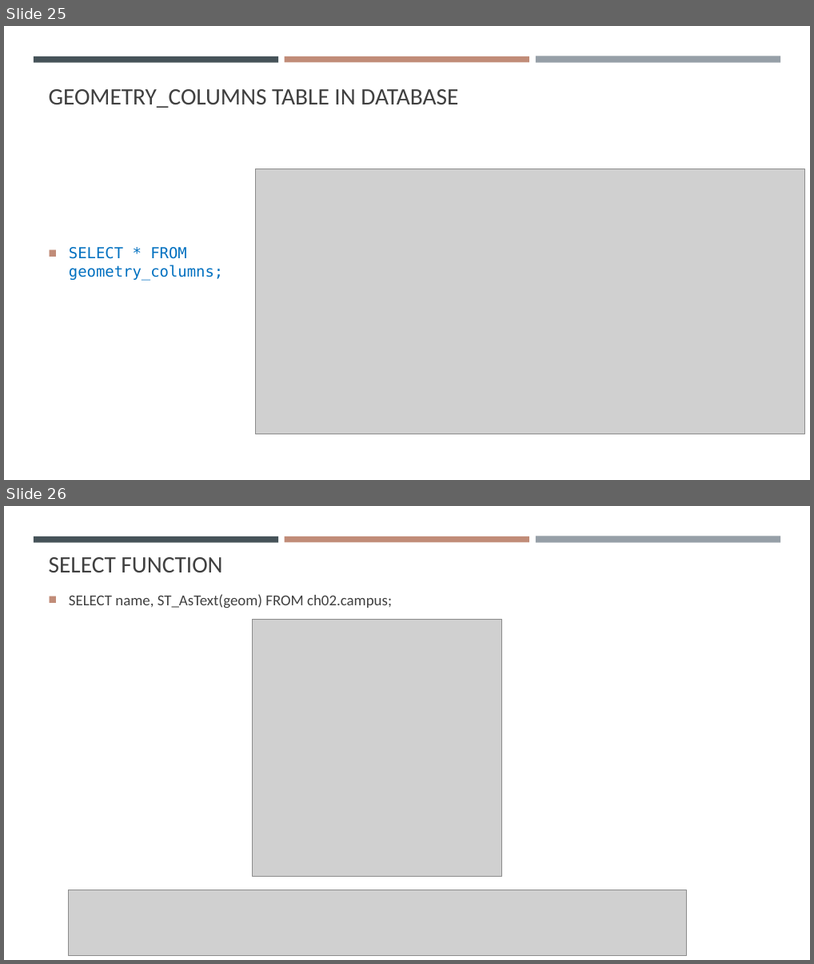
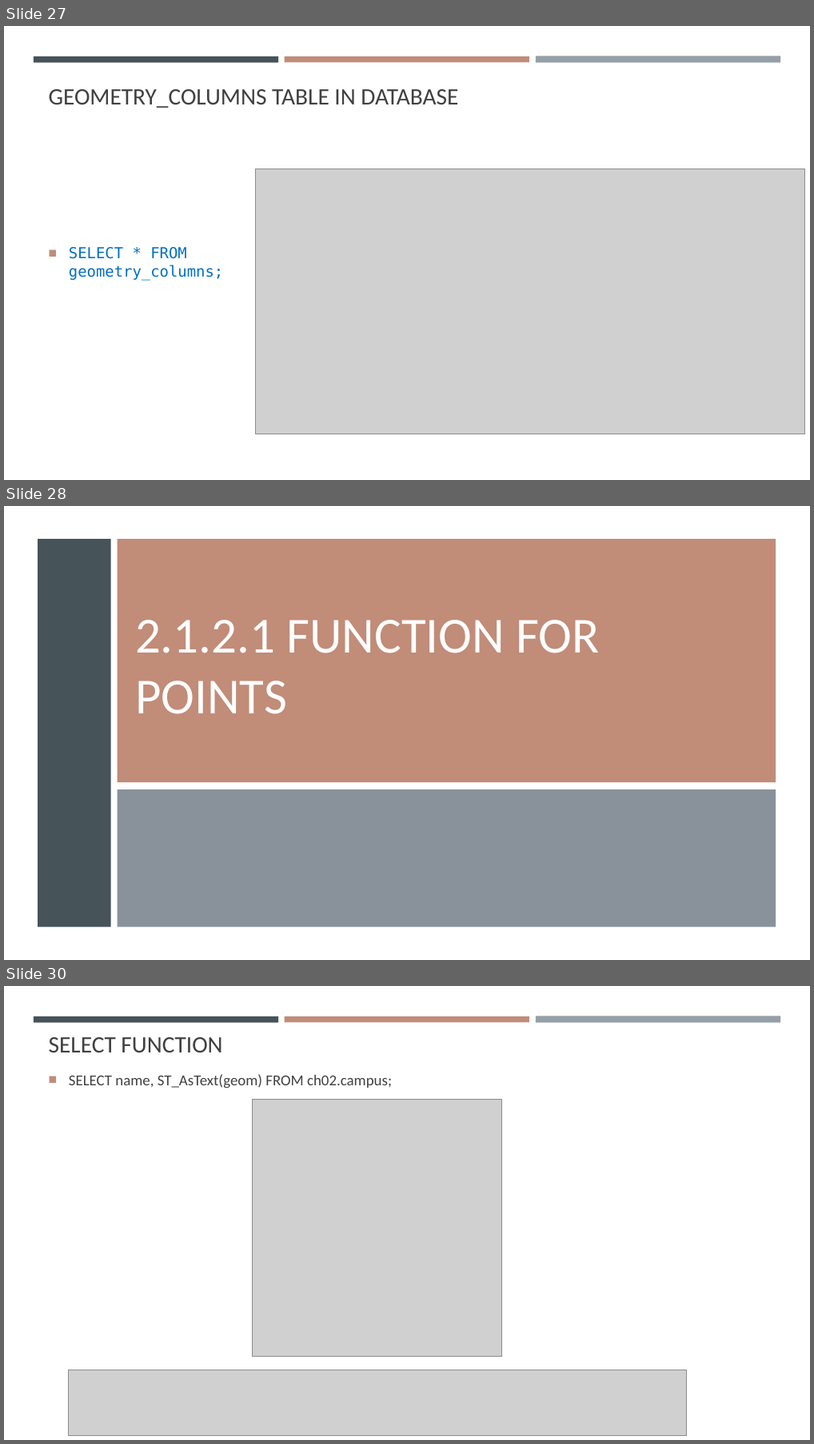
Before and after one commit to gisynw/ssj-376, a slide deck: docs/Lectures/Week03/Week03_SpatialData.pptx. Shown one above the other, each under a label of ours: slides 25 and 26 before the commit, slides 27, 28 and 30 after it; the slides between them are not shown. The pictures are 814x964 and 814x1444 pixels, drawn with LibreOffice and Linux fonts; fonts in the diff are those of the drawing; grey boxes stand for pictures. Boxes give left, top, right and bottom in pixels: in the first picture for what was removed or moved away, otherwise in the second. Text is boxed around its words. In the diff, an @@ line names an element or a change of style, - is before the commit and + after.

```diff
--- a/docs/Lectures/Week03/Week03_SpatialData.pptx
+++ b/docs/Lectures/Week03/Week03_SpatialData.pptx
@@ slide 28 added at bbox=[4, 506, 810, 960], background #FFFFFF @@
@@ rectangle added at bbox=[4, 506, 810, 960], fill #FFFFFF @@
@@ rectangle added at bbox=[38, 539, 111, 927], fill #465359 @@
@@ rectangle added at bbox=[117, 539, 776, 782], fill #C18C78 @@
@@ title added at bbox=[135, 620, 599, 714], 60 pt, text #FFFFFF @@
+2.1.2.1 FUNCTION FOR POINTS
@@ rectangle added at bbox=[117, 790, 776, 927], fill #6C7781 at 80% opacity @@
@@ what was slide 25 is now slide 27 @@
@@ what was slide 26 is now slide 30 @@
```
Also in this commit, not shown: 1 slide changed, 3 other slides added.
